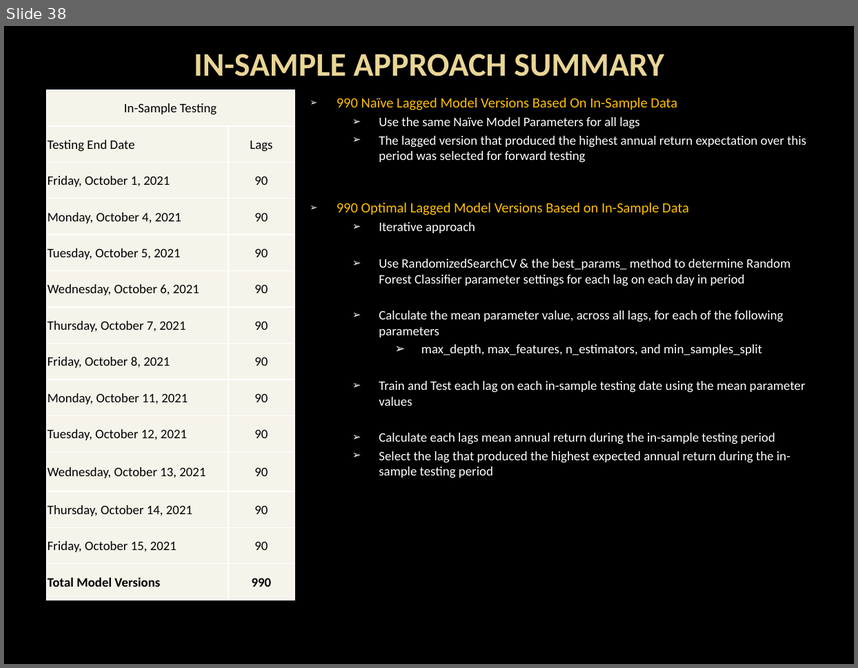
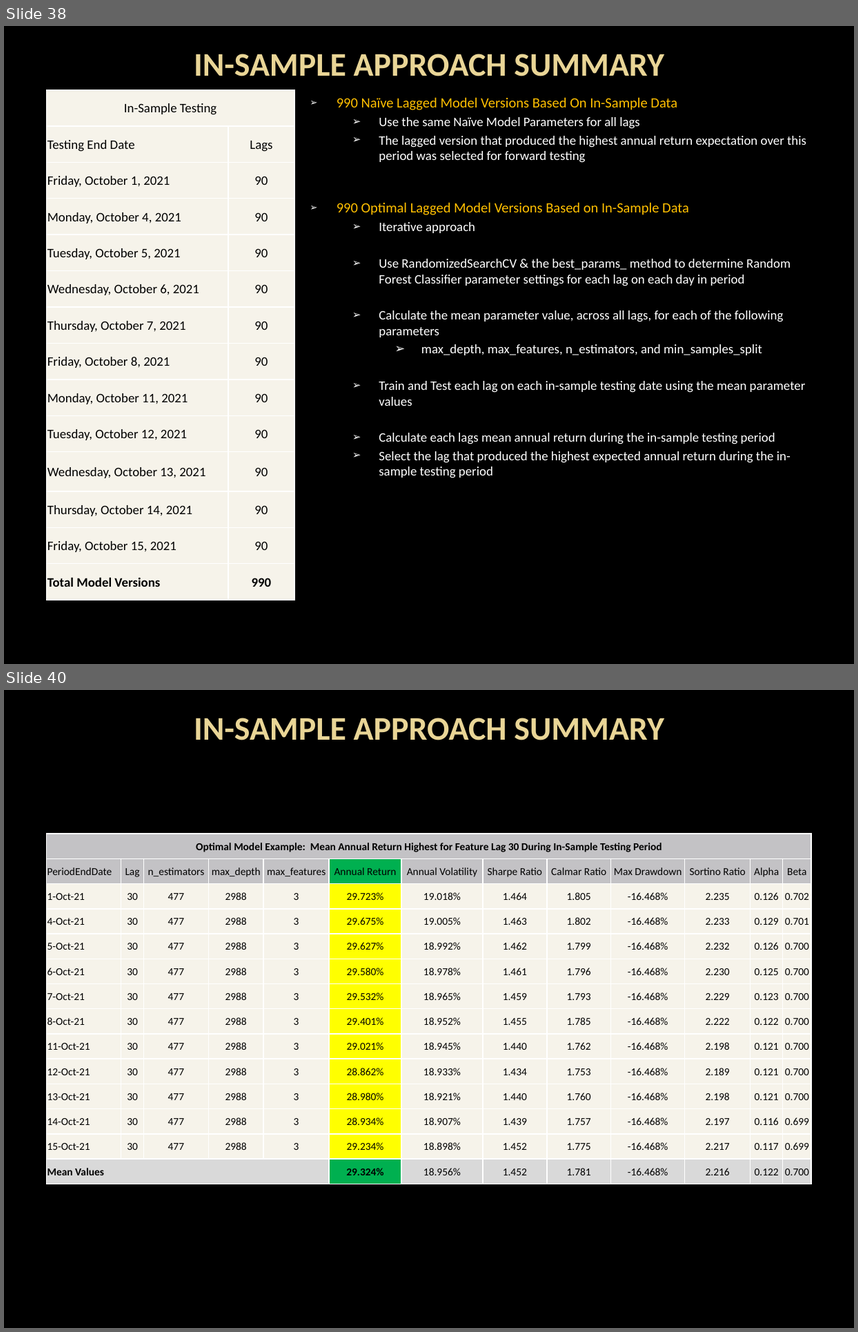
Before and after one commit to WolverineXM/FinTechProject3, a slide deck: Project_3_Presentation.pptx. Shown one above the other, each under a label of ours: slide 38 before the commit, slides 38 and 40 after it; the slides between them are not shown. The pictures are 858x668 and 858x1332 pixels, drawn with LibreOffice and Linux fonts; fonts in the diff are those of the drawing; background and template pictures are left out. Boxes give left, top, right and bottom in pixels: in the first picture for what was removed or moved away, otherwise in the second. Text is boxed around its words. In the diff, an @@ line names an element or a change of style, - is before the commit and + after.

```diff
--- a/Project_3_Presentation.pptx
+++ b/Project_3_Presentation.pptx
@@ slide 40 added at (4,690,854,1328), background picture (left out) @@
@@ title added at (194,718,664,740), 28 pt, text gradient #EAD696 to #E7D081, bold @@
+IN-SAMPLE APPROACH SUMMARY
@@ table added at (47,834,811,1184), 14 rows, 13 columns @@
+Optimal Model Example: Mean Annual Return Highest for Feature Lag 30 During In-Sample Testing Period |  |  |  |  |  |  |  |  |  |  |  | 
+PeriodEndDate | Lag | n_estimators | max_depth | max_features | Annual Return | Annual Volatility | Sharpe Ratio | Calmar Ratio | Max Drawdown | Sortino Ratio | Alpha | Beta
+1-Oct-21 | 30 | 477 | 2988 | 3 | 29.723% | 19.018% | 1.464 | 1.805 | -16.468% | 2.235 | 0.126 | 0.702
+4-Oct-21 | 30 | 477 | 2988 | 3 | 29.675% | 19.005% | 1.463 | 1.802 | -16.468% | 2.233 | 0.129 | 0.701
+5-Oct-21 | 30 | 477 | 2988 | 3 | 29.627% | 18.992% | 1.462 | 1.799 | -16.468% | 2.232 | 0.126 | 0.700
+6-Oct-21 | 30 | 477 | 2988 | 3 | 29.580% | 18.978% | 1.461 | 1.796 | -16.468% | 2.230 | 0.125 | 0.700
+7-Oct-21 | 30 | 477 | 2988 | 3 | 29.532% | 18.965% | 1.459 | 1.793 | -16.468% | 2.229 | 0.123 | 0.700
+8-Oct-21 | 30 | 477 | 2988 | 3 | 29.401% | 18.952% | 1.455 | 1.785 | -16.468% | 2.222 | 0.122 | 0.700
+11-Oct-21 | 30 | 477 | 2988 | 3 | 29.021% | 18.945% | 1.440 | 1.762 | -16.468% | 2.198 | 0.121 | 0.700
+12-Oct-21 | 30 | 477 | 2988 | 3 | 28.862% | 18.933% | 1.434 | 1.753 | -16.468% | 2.189 | 0.121 | 0.700
+13-Oct-21 | 30 | 477 | 2988 | 3 | 28.980% | 18.921% | 1.440 | 1.760 | -16.468% | 2.198 | 0.121 | 0.700
+14-Oct-21 | 30 | 477 | 2988 | 3 | 28.934% | 18.907% | 1.439 | 1.757 | -16.468% | 2.197 | 0.116 | 0.699
+15-Oct-21 | 30 | 477 | 2988 | 3 | 29.234% | 18.898% | 1.452 | 1.775 | -16.468% | 2.217 | 0.117 | 0.699
+Mean Values |  |  |  |  | 29.324% | 18.956% | 1.452 | 1.781 | -16.468% | 2.216 | 0.122 | 0.700
```
Also in this commit, not shown: 1 slide changed, 1 other file.
